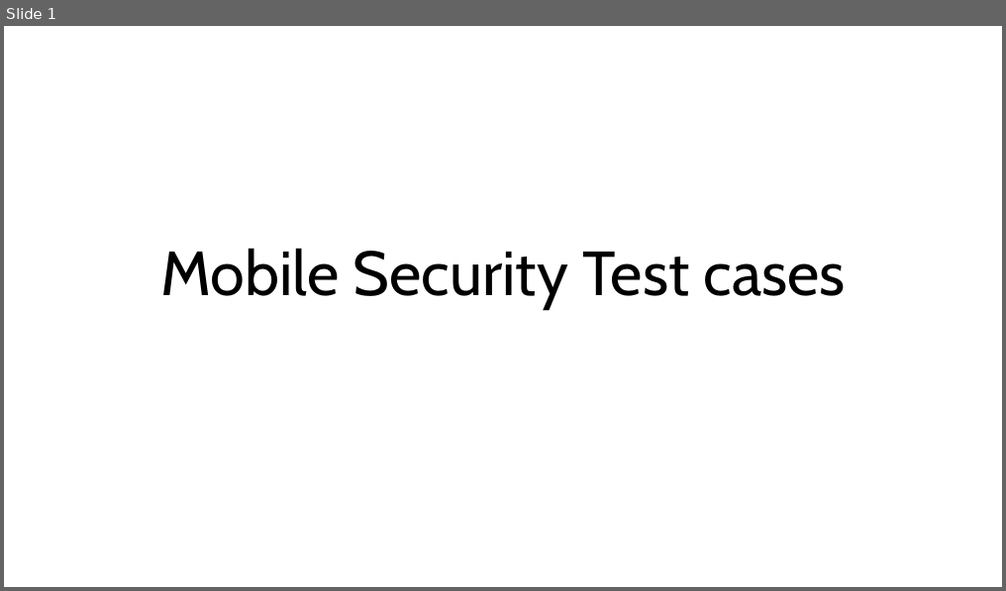
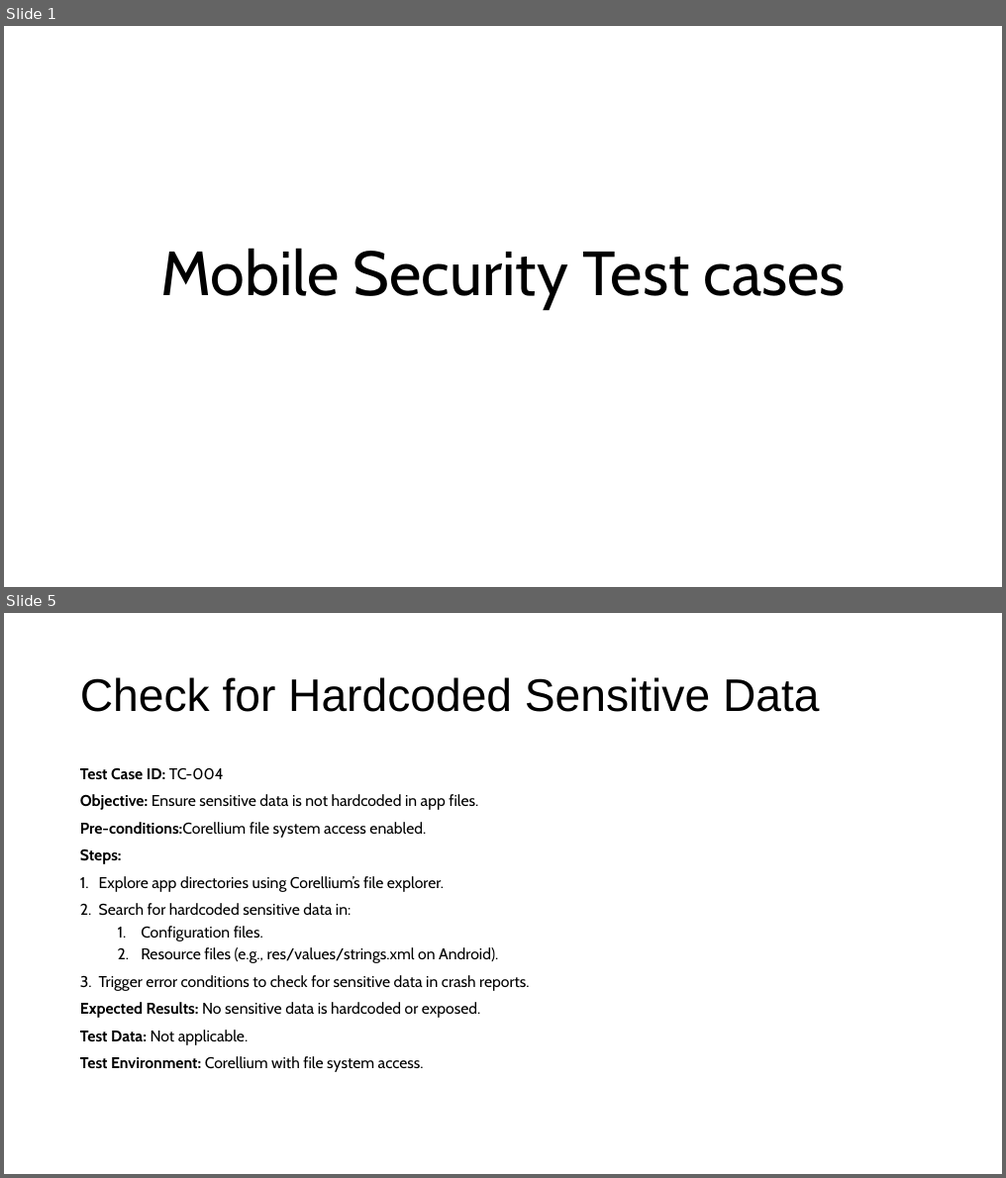
Before and after one commit to gsachin/Security-InSecureStorageApp, a slide deck: Mobile Security Test cases.pptx. Shown one above the other, each under a label of ours: slide 1 before the commit, slides 1 and 5 after it; the slides between them are not shown. The pictures are 1006x591 and 1006x1178 pixels, drawn with LibreOffice and Linux fonts; fonts in the diff are those of the drawing. Boxes give left, top, right and bottom in pixels: in the first picture for what was removed or moved away, otherwise in the second. Text is boxed around its words. In the diff, an @@ line names an element or a change of style, - is before the commit and + after.

```diff
--- a/Mobile Security Test cases.pptx
+++ b/Mobile Security Test cases.pptx
@@ slide 5 added at (4, 613, 1002, 1174), background #FFFFFF @@
@@ title added at (80, 677, 820, 712), 44 pt, text #000000 @@
+Check for Hardcoded Sensitive Data
@@ text added at (80, 767, 529, 1072), 15 pt, text #000000 @@
+Test Case ID: TC-004
+Objective: Ensure sensitive data is not hardcoded in app files.
+Pre-conditions:Corellium file system access enabled.
+Steps:
+1. Explore app directories using Corellium’s file explorer.
+2. Search for hardcoded sensitive data in:
+  1. Configuration files.
+  2. Resource files (e.g., res/values/strings.xml on Android).
+3. Trigger error conditions to check for sensitive data in crash reports.
+Expected Results: No sensitive data is hardcoded or exposed.
+Test Data: Not applicable.
+Test Environment: Corellium with file system access.
```
Also in this commit, not shown: 3 slides changed, 3 other slides added.
